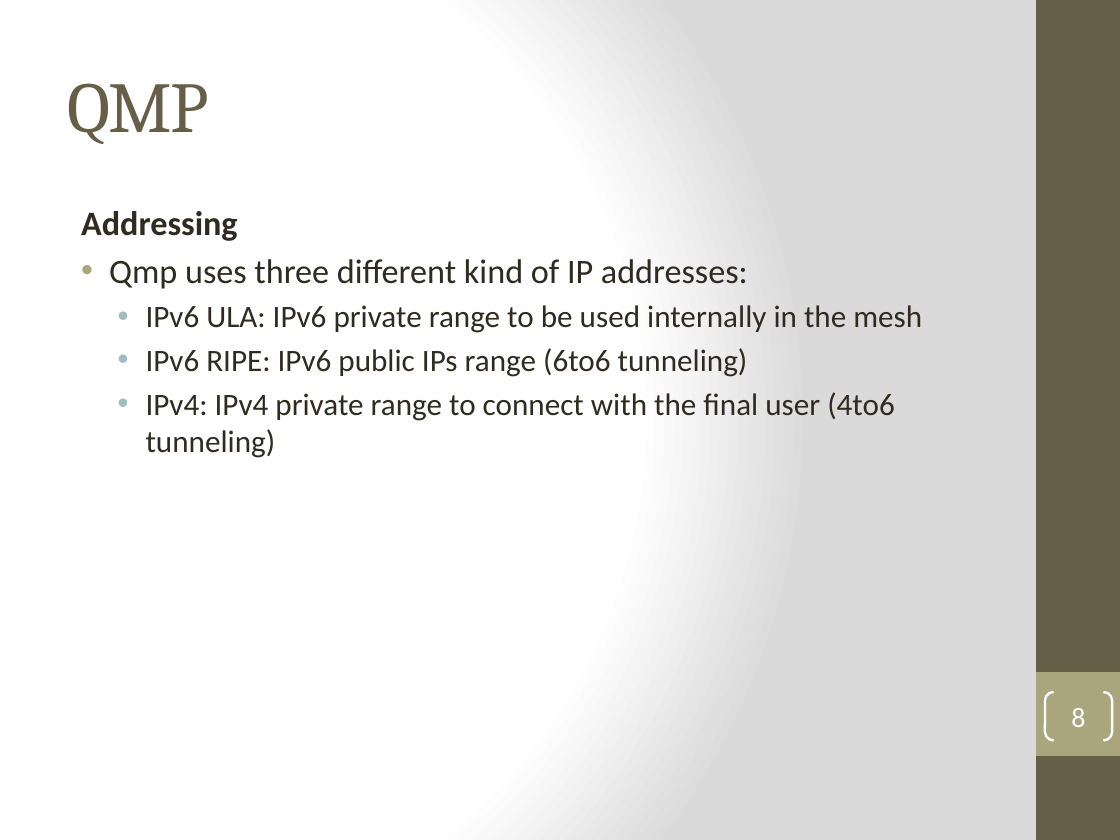
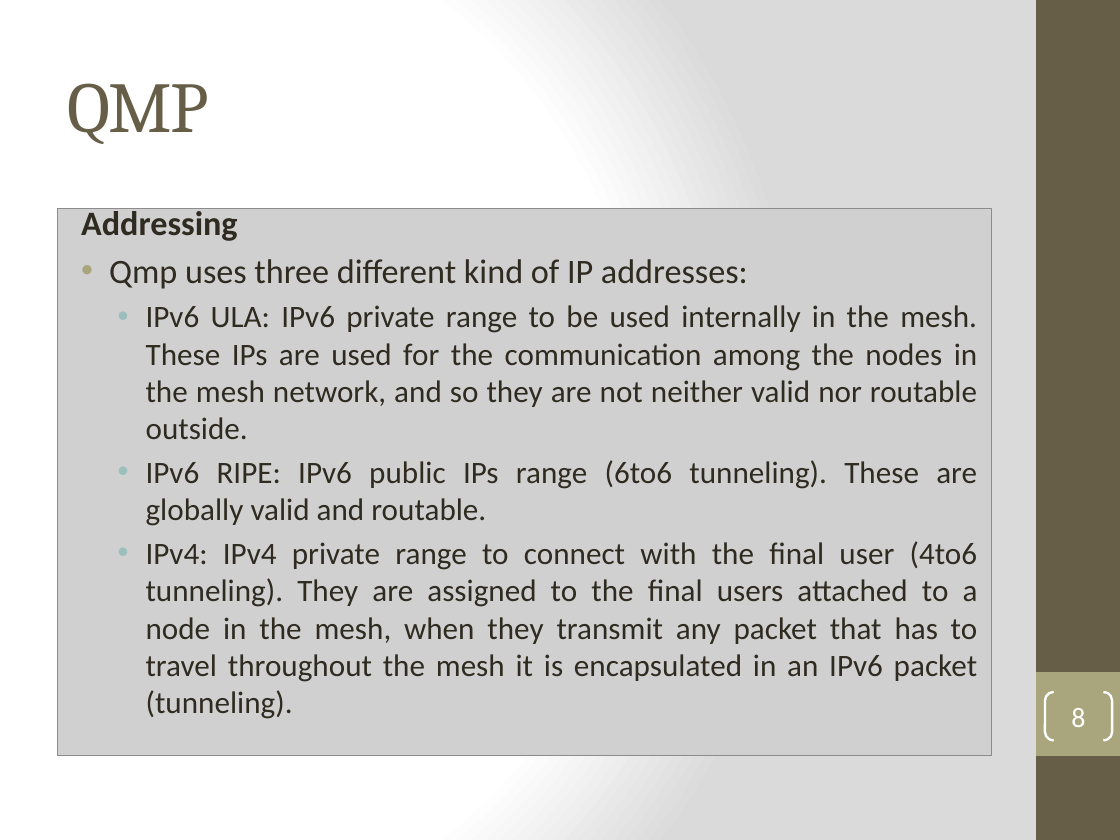
Before and after one commit to ferry91/MobileNode-TFG, a slide deck: slide 8 of Presentation-demo/MN_QMP_Demo.pptx. Drawn at 1120x840 pixels with LibreOffice and Linux fonts; fonts in the diff are those of the drawing; grey boxes stand for pictures. Boxes give left, top, right and bottom in pixels: in the first picture for what was removed or moved away, otherwise in the second. Text is boxed around its words. In the diff, an @@ line names an element or a change of style, - is before the commit and + after.

```diff
--- a/Presentation-demo/MN_QMP_Demo.pptx
+++ b/Presentation-demo/MN_QMP_Demo.pptx
@@ picture added at <box>57,208,991,755</box> @@
@@ text at <box>146,305,978,719</box>: text changed @@
-  • IPv6 ULA: IPv6 private range to be used internally in the mesh
-  • IPv6 RIPE: IPv6 public IPs range (6to6 tunneling)
-  • IPv4: IPv4 private range to connect with the final user (4to6 tunneling)
+  • IPv6 ULA: IPv6 private range to be used internally in the mesh. These IPs are used for the communication among the nodes in the mesh network, and so they are not neither valid nor routable outside.
+  • IPv6 RIPE: IPv6 public IPs range (6to6 tunneling). These are globally valid and routable.
+  • IPv4: IPv4 private range to connect with the final user (4to6 tunneling). They are assigned to the final users attached to a node in the mesh, when they transmit any packet that has to travel throughout the mesh it is encapsulated in an IPv6 packet (tunneling).
```
Also in this commit, not shown: 3 other slides changed, 2 slides added, 1 other file.
